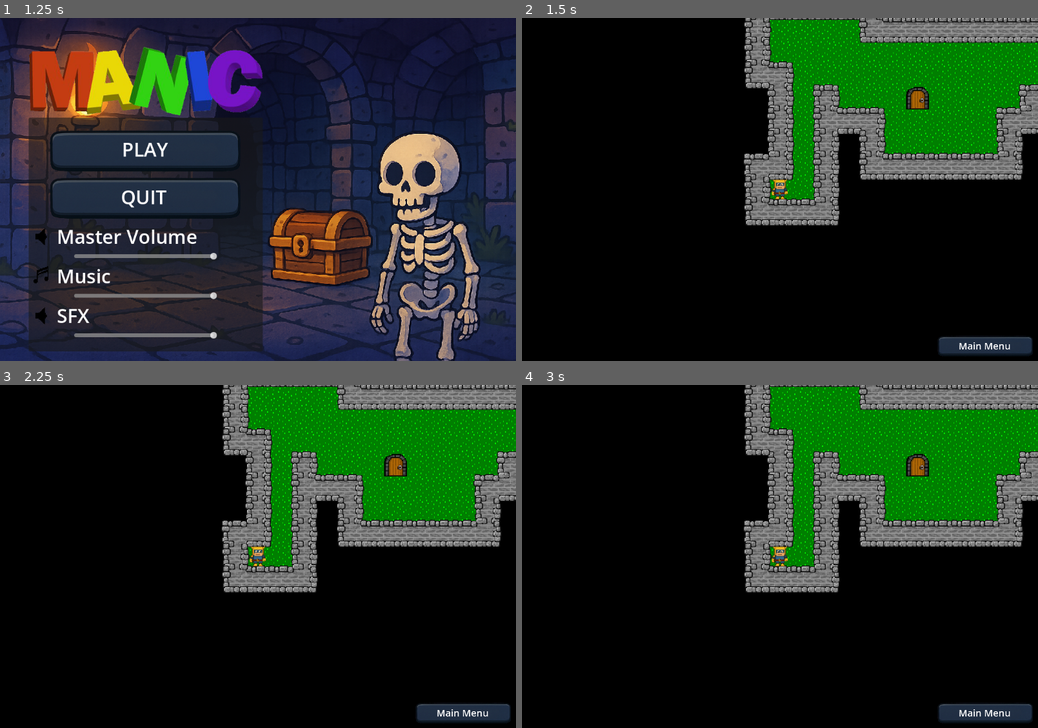
Above: before the commit, frames 1-4 (two rows, left to right).
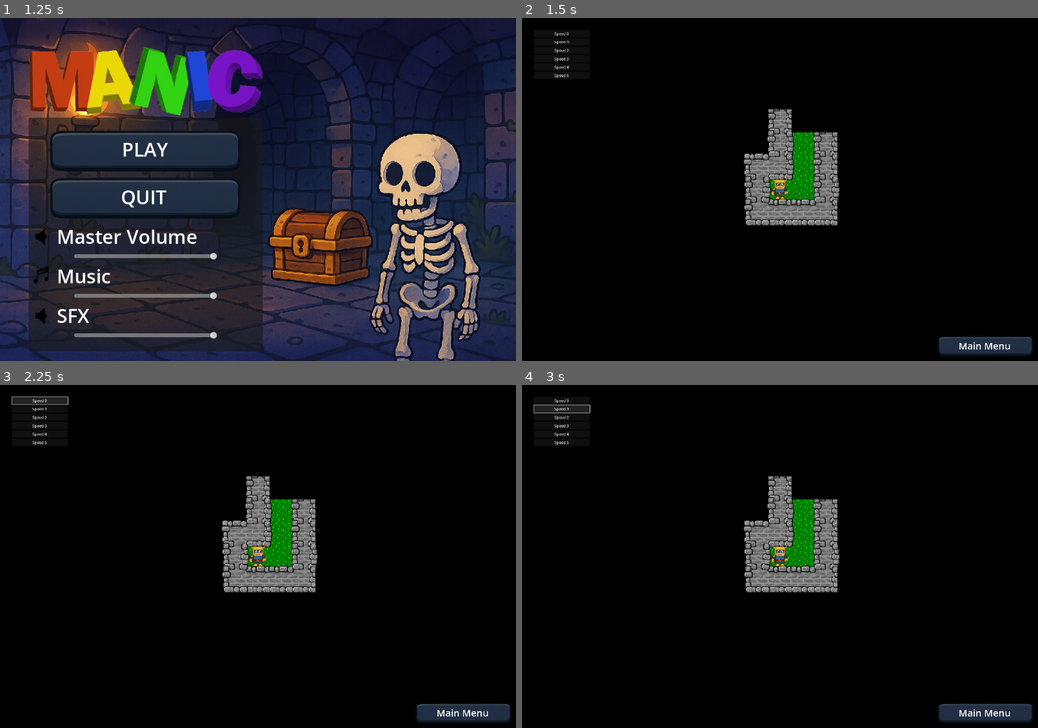
Above: after the commit, the same moments.

Repository: Krowerom/godot_manicdungeon
Game: Godot game, scene res://scenes/main_menu.tscn
Two runs of this game, one before a commit and one after it. Both use one fixed random seed, a clock stepped at 60 frames per second and the inputs below.
Inputs (mouse positions are in pixels of both pictures, inside the frame that each line leads up to):
- Up to frame 1 (1.25 s): click "PLAY" at 0.5 s
- Up to frame 2 (1.5 s): click "PLAY" at 1.25 s
- Up to frame 3 (2.25 s): click (41, 402) at 2 s, where only the run after the commit has a clickable "Speed 0"
- Up to frame 4 (3 s): click (563, 409) at 2.75 s, where only the run after the commit has a clickable "Speed 1"

Frame 1 is identical in both runs. In frame 2, 22% of the frame differs, in the area x 6-100%, y 0-61%; in frame 3, 22%; in frame 4, 22%, in the area x 2-100%, y 0-61%.

Commit message:
Added Defogger and Test menu for speed buffs

Diff:
--- /dev/null
+++ b/prefab/UI/testingame.tscn
@@ -0,0 +1,59 @@
+[gd_scene load_steps=3 format=3 uid="uid://dckuy68temgyl"]
+
+[ext_resource type="Script" uid="uid://bh3k1tbq30qfr" path="res://scripts/testingame.gd" id="1_f2y1o"]
+[ext_resource type="AudioStream" uid="uid://bnbiynieanw1n" path="res://assets/sfx/positive.mp3" id="2_cpnlg"]
+
+[node name="testingame" type="Control"]
+layout_mode = 3
+anchors_preset = 0
+script = ExtResource("1_f2y1o")
+
+[node name="Sounds" type="Node" parent="."]
+
+[node name="Positive" type="AudioStreamPlayer" parent="Sounds"]
+stream = ExtResource("2_cpnlg")
+
+[node name="TestSpeed" type="VBoxContainer" parent="."]
+layout_mode = 1
+anchors_preset = 15
+anchor_right = 1.0
+anchor_bottom = 1.0
+offset_left = 25.0
+offset_top = 25.0
+offset_right = 259.0
+offset_bottom = 231.0
+grow_horizontal = 2
+grow_vertical = 2
+scale = Vector2(0.5, 0.5)
+alignment = 1
+
+[node name="Speed0" type="Button" parent="TestSpeed"]
+layout_mode = 2
+text = "Speed 0"
+
+[node name="Speed1" type="Button" parent="TestSpeed"]
+layout_mode = 2
+text = "Speed 1"
+
+[node name="Speed2" type="Button" parent="TestSpeed"]
+layout_mode = 2
+text = "Speed 2"
+
+[node name="Speed3" type="Button" parent="TestSpeed"]
+layout_mode = 2
+text = "Speed 3"
+
+[node name="Speed4" type="Button" parent="TestSpeed"]
+layout_mode = 2
+text = "Speed 4"
+
+[node name="Speed5" type="Button" parent="TestSpeed"]
+layout_mode = 2
+text = "Speed 5"
+
+[connection signal="pressed" from="TestSpeed/Speed0" to="." method="_on_speed_0_pressed"]
+[connection signal="pressed" from="TestSpeed/Speed1" to="." method="_on_speed_1_pressed"]
+[connection signal="pressed" from="TestSpeed/Speed2" to="." method="_on_speed_2_pressed"]
+[connection signal="pressed" from="TestSpeed/Speed3" to="." method="_on_speed_3_pressed"]
+[connection signal="pressed" from="TestSpeed/Speed4" to="." method="_on_speed_4_pressed"]
+[connection signal="pressed" from="TestSpeed/Speed5" to="." method="_on_speed_5_pressed"]
--- /dev/null
+++ b/prefab/defogger.tscn
@@ -0,0 +1,6 @@
+[gd_scene load_steps=2 format=3 uid="uid://bbg6hmdp7l6oa"]
+
+[ext_resource type="Script" uid="uid://5al3no0x8f6x" path="res://scripts/defogger.gd" id="1_qjd4b"]
+
+[node name="Defogger" type="Node2D"]
+script = ExtResource("1_qjd4b")
--- a/prefab/player.tscn
+++ b/prefab/player.tscn
@@ -1,8 +1,9 @@
-[gd_scene load_steps=24 format=3 uid="uid://bxcu24ap5ce05"]
+[gd_scene load_steps=25 format=3 uid="uid://bxcu24ap5ce05"]
 
 [ext_resource type="Script" uid="uid://dh80p1emmlm2r" path="res://scripts/player.gd" id="1_oj046"]
 [ext_resource type="Texture2D" uid="uid://dww03ucptnyxy" path="res://assets/graphics/characters/Krow_Animations.png" id="1_umsav"]
 [ext_resource type="AudioStream" uid="uid://dhkhca6paj1bx" path="res://assets/sfx/step.mp3" id="3_a1o1i"]
+[ext_resource type="PackedScene" uid="uid://bbg6hmdp7l6oa" path="res://prefab/defogger.tscn" id="4_wowq3"]
 
 [sub_resource type="AtlasTexture" id="AtlasTexture_oj046"]
 atlas = ExtResource("1_umsav")
@@ -160,7 +161,6 @@
 stream = ExtResource("3_a1o1i")
 pitch_scale = 1.25
 bus = &"SFX"
-parameters/looping = true
 
 [node name="AnimatedSprite2D" type="AnimatedSprite2D" parent="."]
 z_index = 3
@@ -172,3 +172,5 @@
 
 [node name="CollisionShape2D" type="CollisionShape2D" parent="."]
 shape = SubResource("RectangleShape2D_oj046")
+
+[node name="Defogger" parent="." instance=ExtResource("4_wowq3")]
--- a/scenes/game.tscn
+++ b/scenes/game.tscn
@@ -1,9 +1,10 @@
-[gd_scene load_steps=5 format=3 uid="uid://ee8rhpip7jtw"]
+[gd_scene load_steps=6 format=3 uid="uid://ee8rhpip7jtw"]
 
 [ext_resource type="PackedScene" uid="uid://wr04lvm6vuc6" path="res://prefab/dungeon.tscn" id="1_lbhrr"]
 [ext_resource type="PackedScene" uid="uid://bk2fl7noipqji" path="res://prefab/UI/ingame.tscn" id="1_lnu2h"]
 [ext_resource type="PackedScene" uid="uid://bxcu24ap5ce05" path="res://prefab/player.tscn" id="1_uwrxv"]
 [ext_resource type="PackedScene" uid="uid://cqx4hp8vur7fn" path="res://prefab/music_pixel1.tscn" id="2_yqjtg"]
+[ext_resource type="PackedScene" uid="uid://dckuy68temgyl" path="res://prefab/UI/testingame.tscn" id="3_u5sy4"]
 
 [node name="Game" type="Node2D"]
 
@@ -11,6 +12,8 @@
 position = Vector2(-1, -1)
 
 [node name="CanvasLayer" type="CanvasLayer" parent="."]
+
+[node name="testingame" parent="CanvasLayer" instance=ExtResource("3_u5sy4")]
 
 [node name="ingame" parent="CanvasLayer" instance=ExtResource("1_lnu2h")]
 
--- /dev/null
+++ b/scripts/defogger.gd
@@ -0,0 +1,25 @@
+extends Node2D
+
+@export var reveal_radius_tiles := 3
+var fog_layer: TileMapLayer
+
+func _ready():
+	fog_layer = get_parent().get_parent().get_node_or_null("Dungeon/FogLayer")
+
+	if not fog_layer:
+		push_error("FogLayer not found")
+
+func _process(_delta):
+	if fog_layer:
+		reveal_fog()
+
+func reveal_fog():
+	# Convert world → fog local → tile
+	var local_pos := fog_layer.to_local(global_position)
+	var tile_pos := fog_layer.local_to_map(local_pos)
+	for x in range(-reveal_radius_tiles, reveal_radius_tiles + 1):
+		for y in range(-reveal_radius_tiles, reveal_radius_tiles + 1):
+			var offset := Vector2i(x, y)
+			if offset.length() > reveal_radius_tiles:
+				continue
+			fog_layer.erase_cell(tile_pos + offset)
--- a/scripts/dungeon.gd
+++ b/scripts/dungeon.gd
@@ -141,7 +141,7 @@
 		3, #the layer containing the door sprite
 		Vector2i(0,1) #the open door
 	)
-	#set_fog()
+	set_fog()
 
 func set_fog() -> void:
 	var used_rect: Rect2i = wall_layer.get_used_rect()
--- a/scripts/player.gd
+++ b/scripts/player.gd
@@ -3,10 +3,11 @@
 
 @onready var animated_sprite: AnimatedSprite2D = $AnimatedSprite2D
 @onready var walkSound: AudioStreamPlayer = $Sounds/Step
+@onready var testingmenu: Control = $"../CanvasLayer/testingame"
 
 const TILE_SIZE := 32
-var MOVE_DURATION := 0.3  # seconds per tile
 const COLLISION_MASK := 1   # wall layer
+var MOVE_DURATION := 0.35  # seconds per tile
 
 var start_position: Vector2
 var target_position: Vector2
@@ -15,13 +16,19 @@
 var move_timer := 0.0
 
 func _ready() -> void:
+	print(testingmenu)
 	var curSpeed = MOVE_DURATION
-	MOVE_DURATION = 10000 #make it sloooow
+	_setSpeed(10000) #make it sloooow
 	await get_tree().create_timer(0.25).timeout
-	MOVE_DURATION = curSpeed #restore speed
+	_setSpeed(curSpeed) #restore speed
 	global_position = global_position.snapped(Vector2(TILE_SIZE, TILE_SIZE))
 	start_position = global_position
 	target_position = global_position
+	if testingmenu:
+		testingmenu.speed_changed.connect(_setSpeed)
+
+func _setSpeed(speed : float):
+	MOVE_DURATION = speed
 
 func _physics_process(delta: float) -> void:
 	if is_moving:
--- /dev/null
+++ b/scripts/testingame.gd
@@ -0,0 +1,43 @@
+extends Control
+
+signal speed_changed(new_speed: float)
+
+const WalkSpeed := {
+	0: 1000,
+	1: 1,
+	2: 0.6,
+	3: 0.35,
+	4: 0.27,
+	5: 0.2
+}
+@onready var positiveSound: AudioStreamPlayer = $Sounds/Positive
+
+func _on_speed_0_pressed() -> void:
+	positiveSound.play()
+	print("SetSpeed:",WalkSpeed[0])
+	speed_changed.emit(WalkSpeed[0])
+
+func _on_speed_1_pressed() -> void:
+	positiveSound.play()
+	print("SetSpeed:",WalkSpeed[1])
+	speed_changed.emit(WalkSpeed[1])
+
+func _on_speed_2_pressed() -> void:
+	positiveSound.play()
+	print("SetSpeed:",WalkSpeed[2])
+	speed_changed.emit(WalkSpeed[2])
+
+func _on_speed_3_pressed() -> void:
+	positiveSound.play()
+	print("SetSpeed:",WalkSpeed[3])
+	speed_changed.emit(WalkSpeed[3])
+
+func _on_speed_4_pressed() -> void:
+	positiveSound.play()
+	print("SetSpeed:",WalkSpeed[4])
+	speed_changed.emit(WalkSpeed[4])
+
+func _on_speed_5_pressed() -> void:
+	positiveSound.play()
+	print("SetSpeed:",WalkSpeed[5])
+	speed_changed.emit(WalkSpeed[5])
Not shown, added: scripts/defogger.gd.uid
Not shown, added: scripts/testingame.gd.uid
